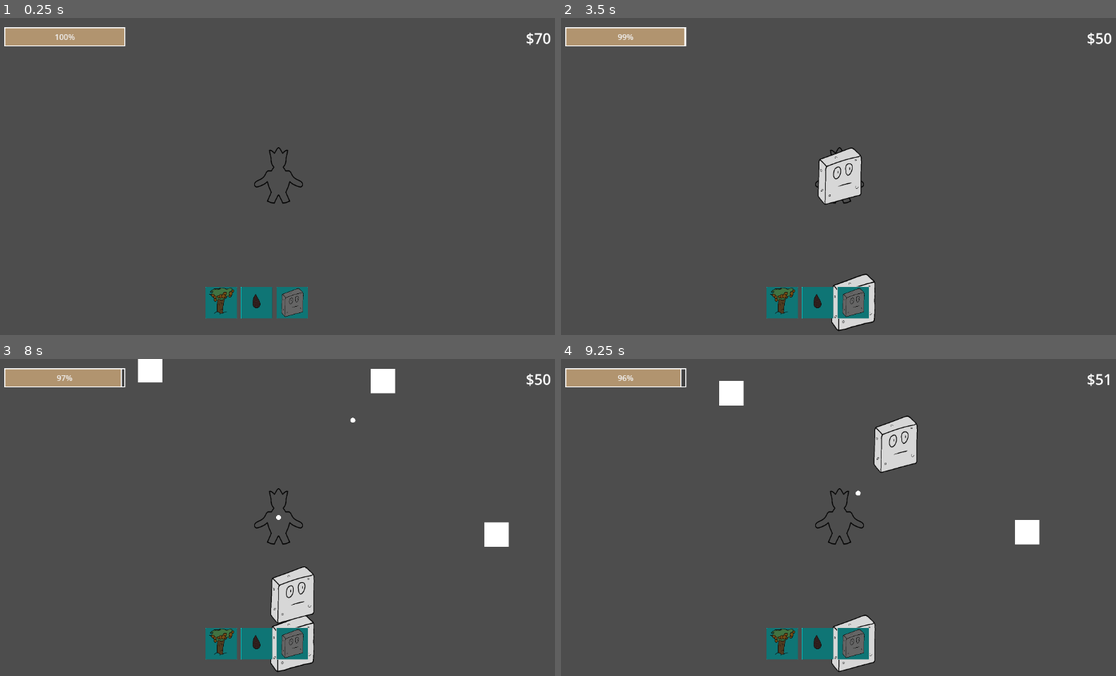
Above: before the commit, frames 1-4 (two rows, left to right).
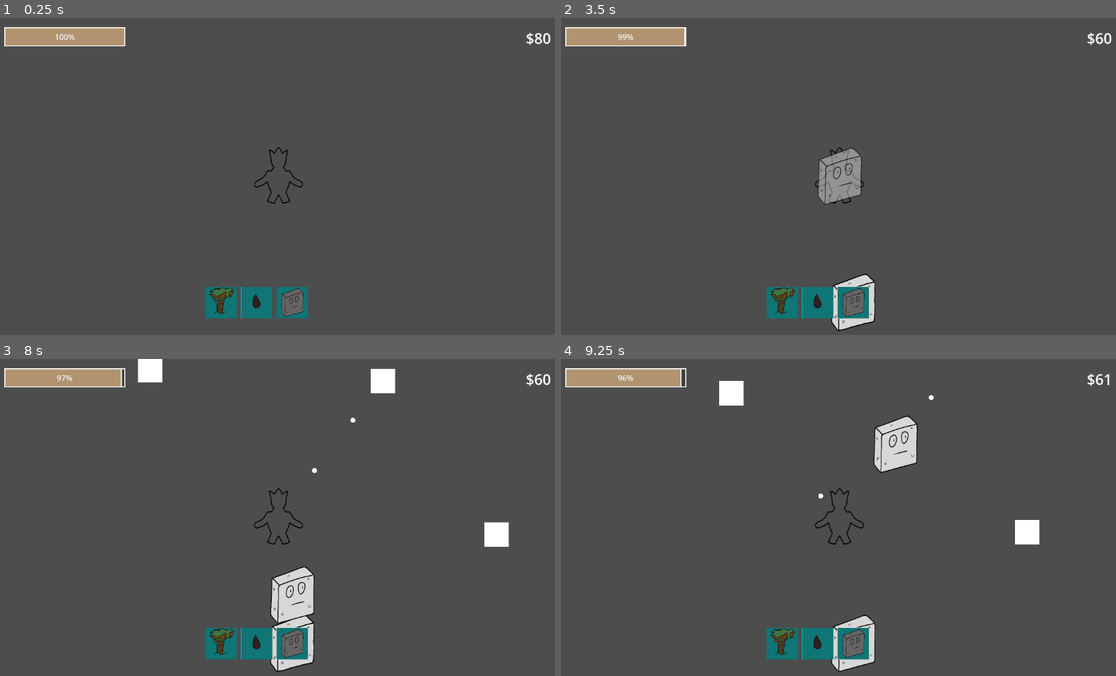
Above: after the commit, the same moments.

Repository: kore4n/wieze
Game: Godot game, scene res://main/universes/Main.tscn
The game is run twice, just before and just after one commit, with the same random seed, the same clock (stepped at 60 frames per second) and the same inputs.
Inputs (mouse positions are in pixels of both pictures, inside the frame that each line leads up to):
- Up to frame 1 (0.25 s): no input
- Up to frame 2 (3.5 s): click (855, 303) at 0.52 s; click (855, 303) at 1.27 s; click (855, 303) at 2.02 s; tap Enter at 2.75 s; drag from (855, 303) to (838, 176) at 2.77 s
- Up to frame 3 (8 s): drag from (277, 517) to (294, 656) at 3.52 s; click "Feed to king!" at 4.25 s; move the mouse to (333, 447) at 5.02 s; click (333, 447) at 5.17 s; click "Feed to king!" at 5.75 s; drag from (249, 580) to (294, 644) at 6.52 s; click "Feed to king!" at 7.25 s
- Up to frame 4 (9.25 s): move the mouse to (1010, 565) at 8.02 s; click (1010, 565) at 8.17 s; drag from (672, 469) to (894, 444) at 8.77 s

The runs differ from the first frame. In frame 1, less than 0.1% of the frame differs, in the area x 96-98%, y 4-9%; in frame 2, 1.1%, in the area x 46-98%, y 4-59%; in frame 3, less than 0.1%; in frame 4, less than 0.1%.

Commit message:
thanks for the internship

Diff:
--- a/main/core/globals.gd
+++ b/main/core/globals.gd
@@ -42,7 +42,7 @@
 func place_tower(tower: Tower):
 	money -= tower.cost
 
-	tower.is_placed = true
+	tower.place()
 	global_towers.append(tower)
 
 func break_tower(tower: Tower):
--- a/main/core_king/CoreKing.tscn
+++ b/main/core_king/CoreKing.tscn
@@ -12,9 +12,11 @@
 
 [node name="CoreKing" type="Node2D"]
 script = ExtResource("1_ojta1")
+shoot_speed = 2.0
 projectile = ExtResource("2_lx3t0")
 
 [node name="Hurtbox" type="Area2D" parent="."]
+collision_layer = 5
 collision_mask = 2
 
 [node name="CollisionShape2D" type="CollisionShape2D" parent="Hurtbox"]
--- a/main/selectable_area_component.gd
+++ b/main/selectable_area_component.gd
@@ -23,5 +23,5 @@
 	get_tree().call_group("selected", "set_selected", false)
 
 func _input_event(viewport, event, shape_idx):
-	if event is InputEventMouseButton and event.is_pressed():
+	if event is InputEventMouseButton and event.is_pressed() and event.button_index == MOUSE_BUTTON_LEFT:
 		set_selected(not selected)
--- a/main/towers/base_tower/tower.gd
+++ b/main/towers/base_tower/tower.gd
@@ -33,6 +33,9 @@
 	else:
 		tower_hurtbox.process_mode = Node.PROCESS_MODE_INHERIT
 
+func place():
+	is_placed = true
+
 func can_be_placed() -> bool:
 	return placeable_area.get_overlapping_areas().size() == 0 and health_component.get_overlapping_bodies().size() == 0 and Globals.money >= cost
 
--- a/main/towers/catapult/apple_projectile.gd
+++ b/main/towers/catapult/apple_projectile.gd
@@ -13,6 +13,7 @@
 	add_child(timer)
 	timer.timeout.connect(func (): queue_free())
 	timer.start(max_lifetime)
+	look_at(direction)
 
 func _process(delta):
 	position += direction * delta * speed
--- /dev/null
+++ b/main/towers/catapult/catapult.gd
@@ -0,0 +1,7 @@
+extends Tower
+
+@onready var catapult_shooter = $CatapultShooter
+
+func place():
+	super()
+	catapult_shooter._shoot_loop()
--- a/main/towers/catapult/catapult.tscn
+++ b/main/towers/catapult/catapult.tscn
@@ -1,8 +1,9 @@
-[gd_scene load_steps=9 format=3 uid="uid://cwpxw2vimgdbw"]
+[gd_scene load_steps=10 format=3 uid="uid://cwpxw2vimgdbw"]
 
 [ext_resource type="PackedScene" uid="uid://dhe5a4tg1kf1y" path="res://main/towers/base_tower/Tower.tscn" id="1_04yxb"]
 [ext_resource type="Script" uid="uid://ctaygicbc1v3g" path="res://main/towers/catapult/catapult_shooter.gd" id="2_63p4c"]
 [ext_resource type="SpriteFrames" uid="uid://baxwigj11et7a" path="res://main/towers/catapult/catapult_idle_frames.tres" id="2_f77dn"]
+[ext_resource type="Script" uid="uid://bt53b7gf0f1ts" path="res://main/towers/catapult/catapult.gd" id="2_psfab"]
 [ext_resource type="PackedScene" uid="uid://bavwp1ddhv4rp" path="res://main/towers/catapult/apple_projectile.tscn" id="4_wyrkg"]
 
 [sub_resource type="RectangleShape2D" id="RectangleShape2D_wyrkg"]
@@ -18,6 +19,7 @@
 size = Vector2(256, 256)
 
 [node name="Catapult" instance=ExtResource("1_04yxb")]
+script = ExtResource("2_psfab")
 tower_type = 2
 cost = 30
 
--- a/main/towers/catapult/catapult_shooter.gd
+++ b/main/towers/catapult/catapult_shooter.gd
@@ -4,23 +4,18 @@
 
 @export var projectile_scene: PackedScene
 @export var damage: int = 2
+@export var shoot_interval: float = 1.2
 
-func _ready():
-	var timer = Timer.new()
-	timer.autostart = true
-	timer.one_shot = false
-	timer.wait_time = 2
-	timer.timeout.connect(_shoot)
-	add_child(timer)
+func _shoot_loop():
+	await get_tree().create_timer(shoot_interval).timeout
+	var target = _get_closest_target()
+	if target:
+		var proj = projectile_scene.instantiate()
+		proj.damage = damage
+		add_child(proj)
+		proj.direction = (target.position - global_position).normalized()
 
-func _shoot():
-	var target = _get_closest_target()
-	if not target: return
-
-	var proj = projectile_scene.instantiate()
-	proj.damage = damage
-	add_child(proj)
-	proj.direction = (target.position - global_position).normalized()
+	_shoot_loop()
 
 func _get_closest_target():
 	var targets = shoot_area.get_overlapping_bodies()
--- a/main/universes/Main.tscn
+++ b/main/universes/Main.tscn
@@ -35,7 +35,7 @@
 
 [node name="GameManager" parent="." node_paths=PackedStringArray("core") instance=ExtResource("1_1fyd6")]
 core = NodePath("../CoreKing")
-starting_money = 70
+starting_money = 80
 
 [node name="HUD" type="CanvasLayer" parent="."]
 
Not shown, added: main/towers/catapult/catapult.gd.uid
